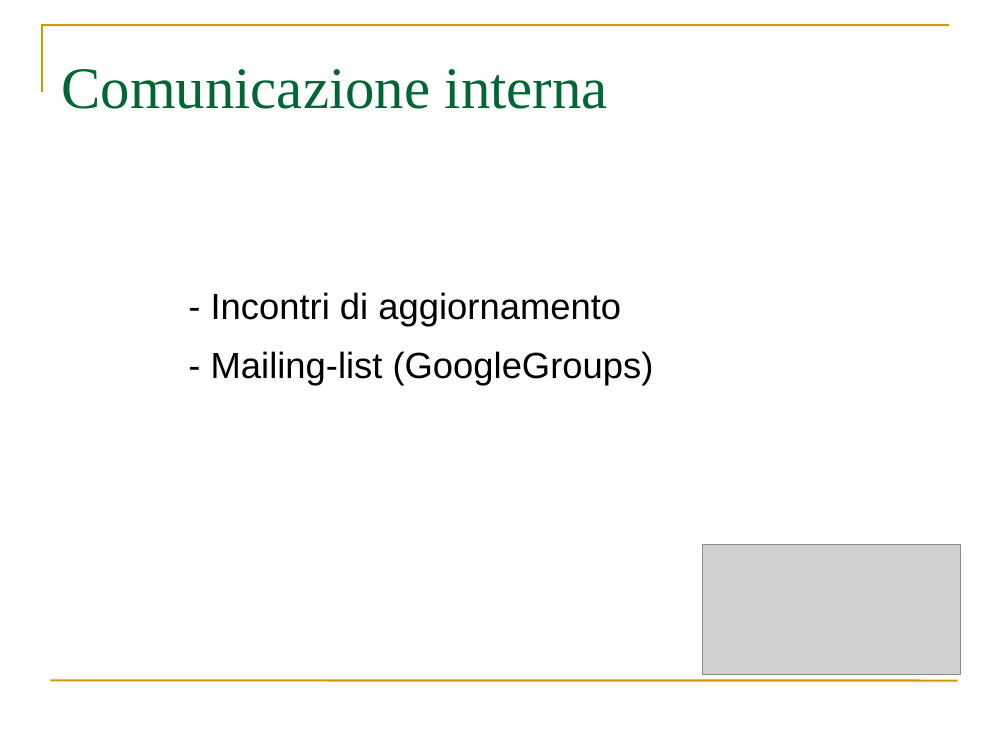
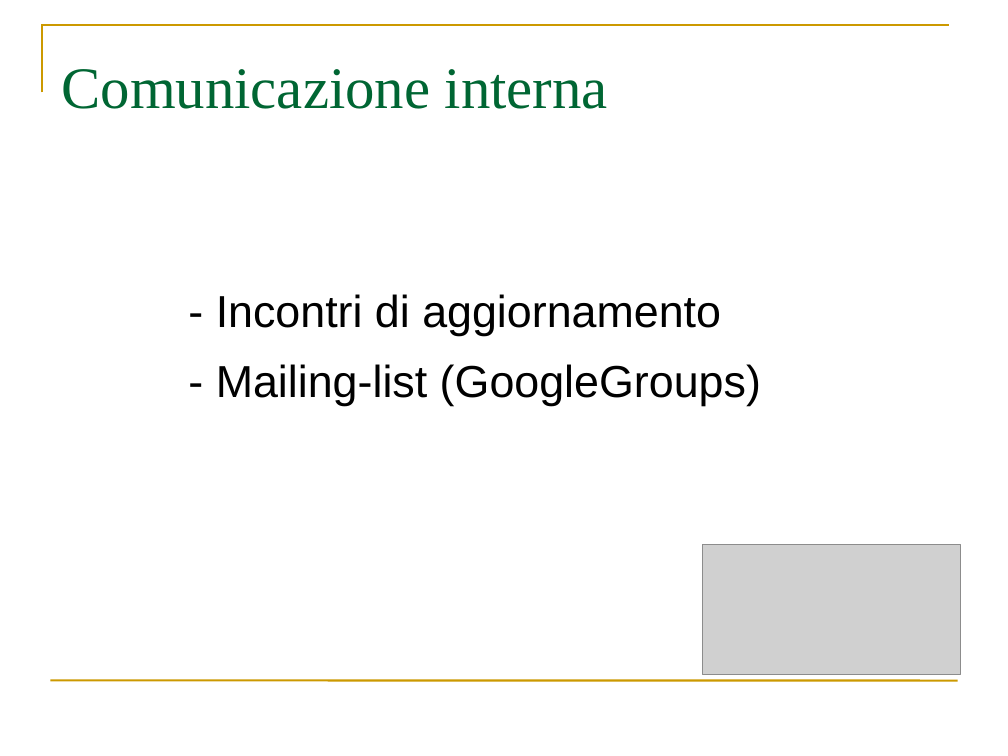
Before and after one commit to webshape/ajaxdraw, a slide deck: slide 3 of doc/PresentazioneRR/PresentazioneNormeDiProgetto.ppt. Drawn at 1008x756 pixels with LibreOffice and Linux fonts; fonts in the diff are those of the drawing; grey boxes stand for pictures. Boxes give left, top, right and bottom in pixels: in the first picture for what was removed or moved away, otherwise in the second. Text is boxed around its words. In the diff, an @@ line names an element or a change of style, - is before the commit and + after.

```diff
--- a/doc/PresentazioneRR/PresentazioneNormeDiProgetto.ppt
+++ b/doc/PresentazioneRR/PresentazioneNormeDiProgetto.ppt
@@ text "- Incontri di aggiornamento" at box(216, 294, 761, 406): size 26 to 32 pt @@
```
Also in this commit, not shown: 2 other slides changed, 2 other files.
